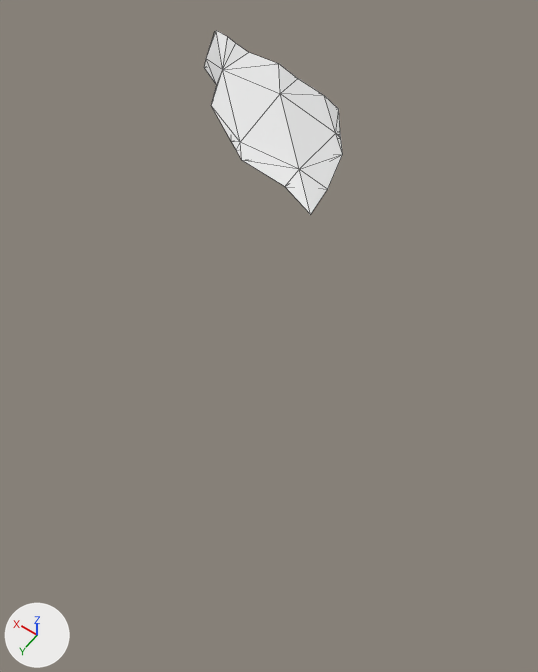
Two versions of the glTF model assets/terrain/surface_pieces/surf_8_2.glb, one commit apart.
The view is the same before and after, from a 50 mm camera at (-71.54, 102.81, -13.75) aimed at (-67.67, 97.38, -22.27). The lights are fixed; the arrows at lower left show +X, +Y and +Z. The older version comes first. Mesh edges are drawn as thin lines. Where no turn or scale is listed for an object, it has been applied to the vertices.

In view in the first picture: 'geometry_0'.
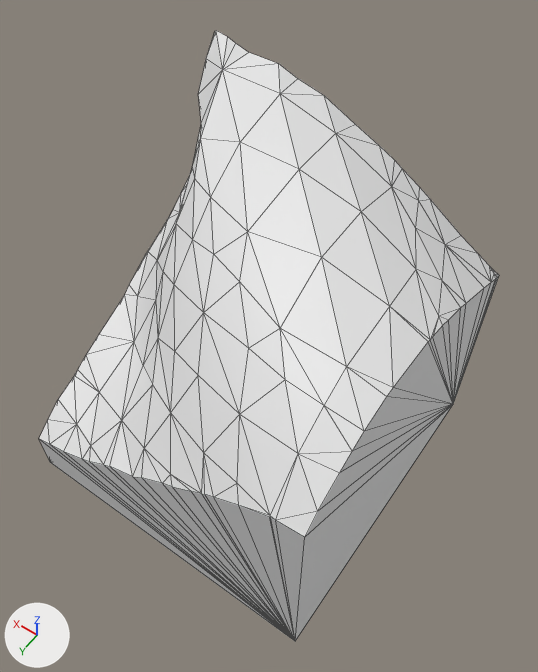
Changed parts and their boxes (x1, y1, x2, y2) in the pictures (538 x 672 px):
'geometry_0', reshaped (229% wider, 231% taller)
    before: (204, 30, 343, 214)
    after: (39, 30, 499, 641)
part 1 of me_geometry_0, built on
    before: (204, 59, 343, 214)
    after: (39, 59, 499, 641)

The edits, one by one:
me_geometry_0 is used by ob_geometry_0; location (0.0, 0.0, 0.0).
me_geometry_0 had 30 vertices, 56 faces and spanned x -68.02..-65.0, y 95.0..97.01, z -20.0..-19.54.
me_geometry_0 now has 140 vertices, 276 faces and spans x -70.0..-65.0, y 95.0..100.0, z -25.0..-19.54.
Part 1, on me_geometry_0:
14 vertices are removed from x -68.02..-65.0, y 95.0..97.01, z -20.0.
42 faces are deleted.
2 vertices move from x -67.73..-67.48, y 95.47..95.81, z -20.0 to x -68.45..-67.86, y 95.0..96.52, z -20.32..-20.09.
124 vertices are added at x -70.0..-65.0, y 95.0..100.0, z -25.0..-20.07.
262 new faces join them.
